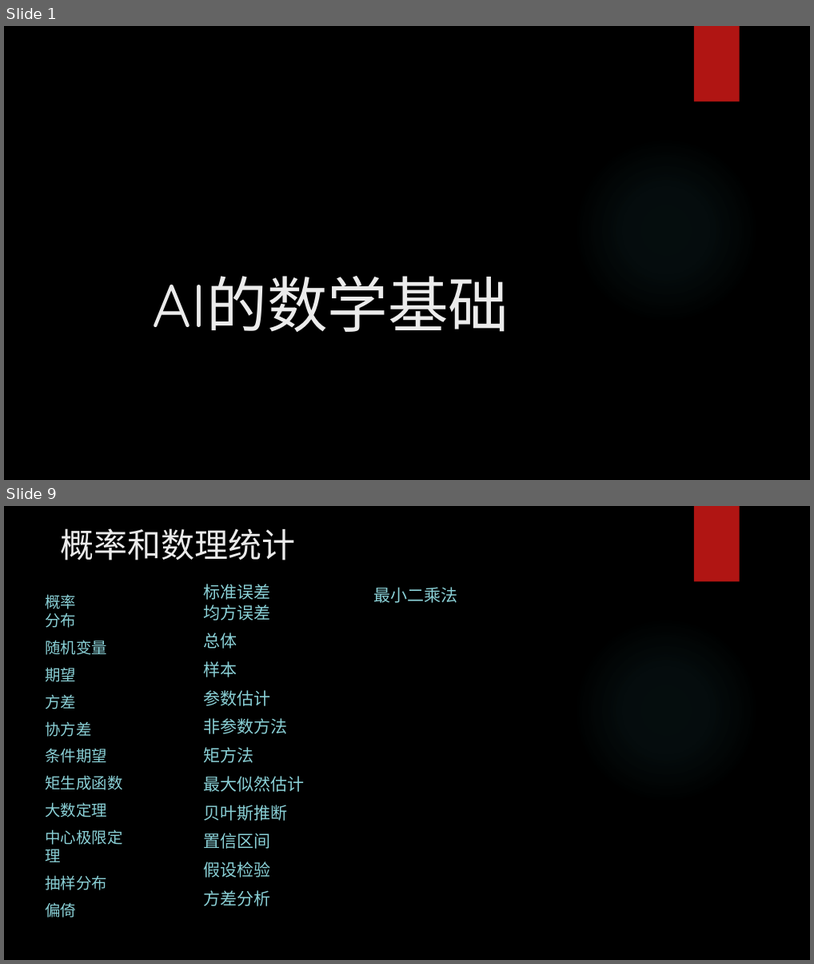
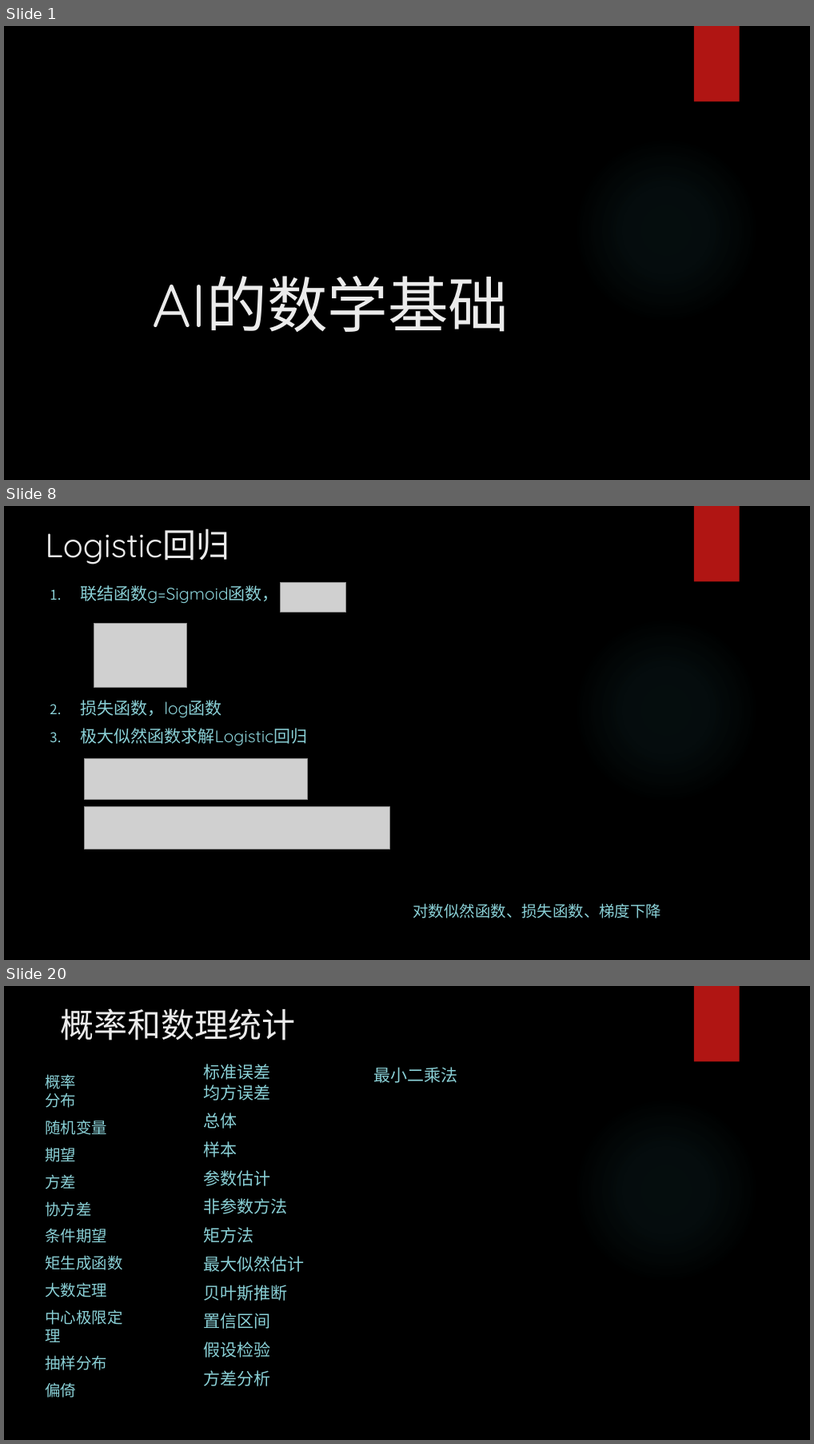
Before and after one commit to yejinlei/about-ml, a slide deck: AI的数学基础.pptx. Shown one above the other, each under a label of ours: slides 1 and 9 before the commit, slides 1, 8 and 20 after it; the slides between them are not shown. The pictures are 814x964 and 814x1444 pixels, drawn with LibreOffice and Linux fonts; fonts in the diff are those of the drawing; grey boxes stand for pictures; background and template pictures are left out. Boxes give left, top, right and bottom in pixels: in the first picture for what was removed or moved away, otherwise in the second. Text is boxed around its words. In the diff, an @@ line names an element or a change of style, - is before the commit and + after.

```diff
--- a/AI的数学基础.pptx
+++ b/AI的数学基础.pptx
@@ slide 8 added at [4,506,810,960], background picture (left out); not listed: 2 template elements that a slide beside it also shows @@
@@ title added at [45,528,230,564], 40 pt, text #EBEBEB @@
+Logistic回归
@@ text added at [80,585,307,745], 20 pt, text #8AD0D6 @@
+1. 联结函数g=Sigmoid函数，
+2. 损失函数，log函数
+3. 极大似然函数求解Logistic回归
@@ picture added at [281,582,346,612] @@
@@ picture added at [94,624,186,687] @@
@@ picture added at [85,758,308,800] @@
@@ picture added at [85,806,390,849] @@
@@ text added at [414,903,662,918], 18.5 pt, text #8AD0D6 @@
+对数似然函数、损失函数、梯度下降
@@ what was slide 9 is now slide 20 @@
```
Also in this commit, not shown: 4 slides changed, 17 other slides added, 9 slides removed, 18 other files.
